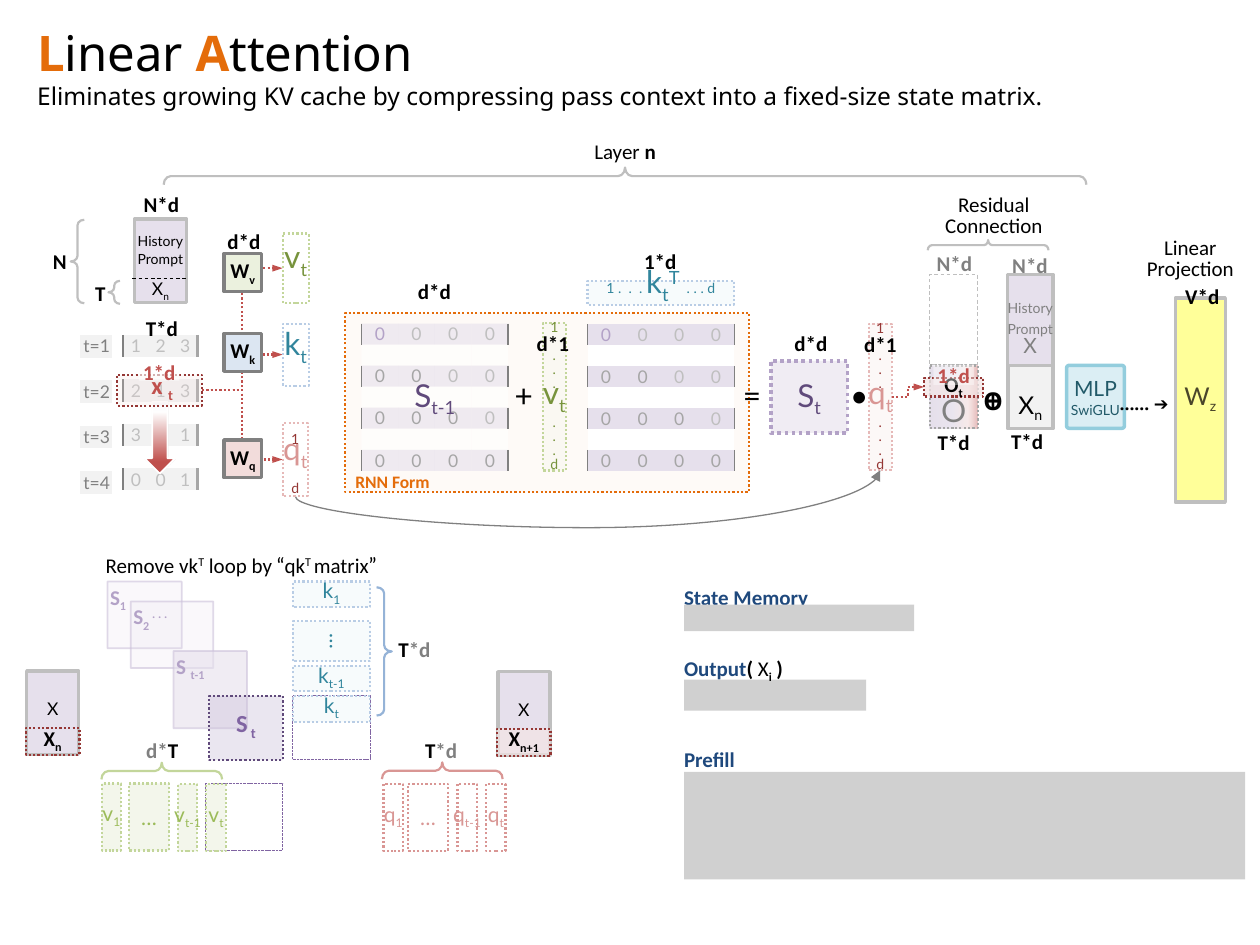
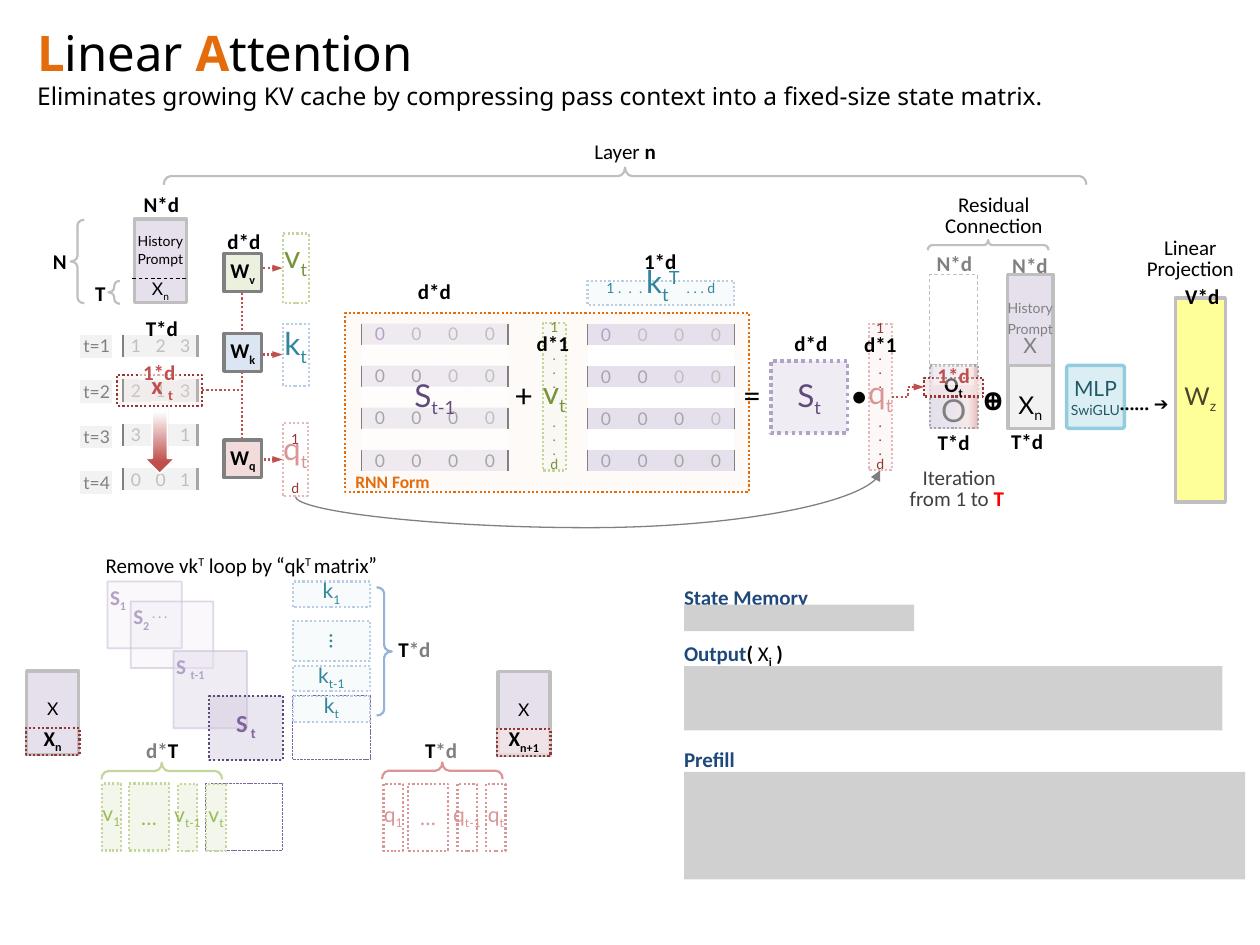
Before and after one commit to navibator/crazy-ai, a slide deck: slide 4 of temp.pptx. Drawn at 1260x945 pixels with LibreOffice and Linux fonts; fonts in the diff are those of the drawing; grey boxes stand for pictures. Boxes give left, top, right and bottom in pixels: in the first picture for what was removed or moved away, otherwise in the second. Text is boxed around its words. In the diff, an @@ line names an element or a change of style, - is before the commit and + after.

```diff
--- a/temp.pptx
+++ b/temp.pptx
@@ text added at box(910, 470, 1004, 506), 12 pt, text #404040 @@
+Iteration
+from 1 to T
@@ text "Output( Xi )": place and size @@
-text "Output( Xi )" at box(684, 660, 753, 682)
+text "Output( Xi )" at box(684, 645, 753, 668)
@@ picture removed at box(684, 679, 867, 711) @@
@@ picture added at box(684, 667, 1222, 731) @@
```
Also in this commit, not shown: 5 other slides changed, 2 slides added, 1 other file.
